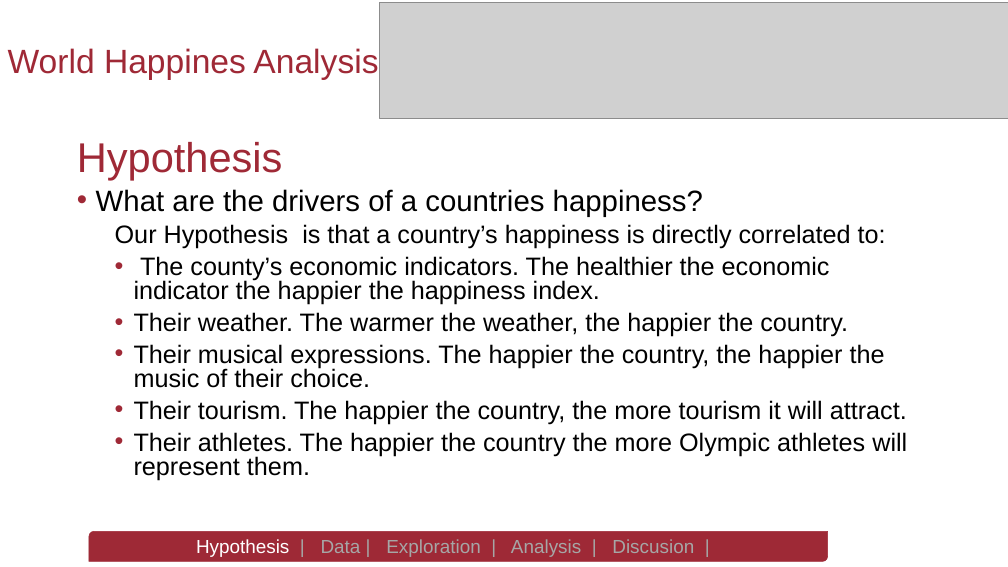
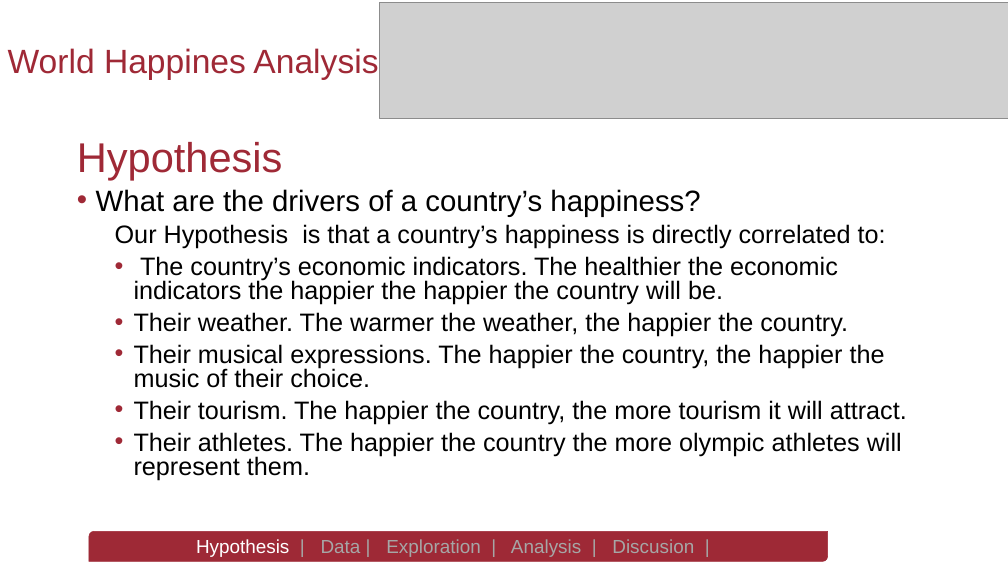
Before and after one commit to spastranas/GroupProject, a slide deck: slide 3 of World Happiness Analysis- Group 4 Final Presentation.pptx. Drawn at 1008x567 pixels with LibreOffice and Linux fonts; fonts in the diff are those of the drawing; grey boxes stand for pictures; background and template pictures are left out. Boxes give left, top, right and bottom in pixels: in the first picture for what was removed or moved away, otherwise in the second. Text is boxed around its words. In the diff, an @@ line names an element or a change of style, - is before the commit and + after.

```diff
--- a/World Happiness Analysis- Group 4 Final Presentation.pptx
+++ b/World Happiness Analysis- Group 4 Final Presentation.pptx
@@ text at (96,189,700,217): text changed @@
-• What are the drivers of a countries happiness?
+• What are the drivers of a country’s happiness?
@@ text at (134,256,838,305): text changed @@
-  • The county’s economic indicators. The healthier the economic indicator the happier the happiness index.
+  • The country’s economic indicators. The healthier the economic indicators the happier the happier the country will be.
@@ text at (134,432,902,481): text changed @@
-  • Their athletes. The happier the country the more Olympic athletes will represent them.
+  • Their athletes. The happier the country the more olympic athletes will represent them.
```
Also in this commit, not shown: 5 other slides changed, 1 slide removed, 1 other file.
